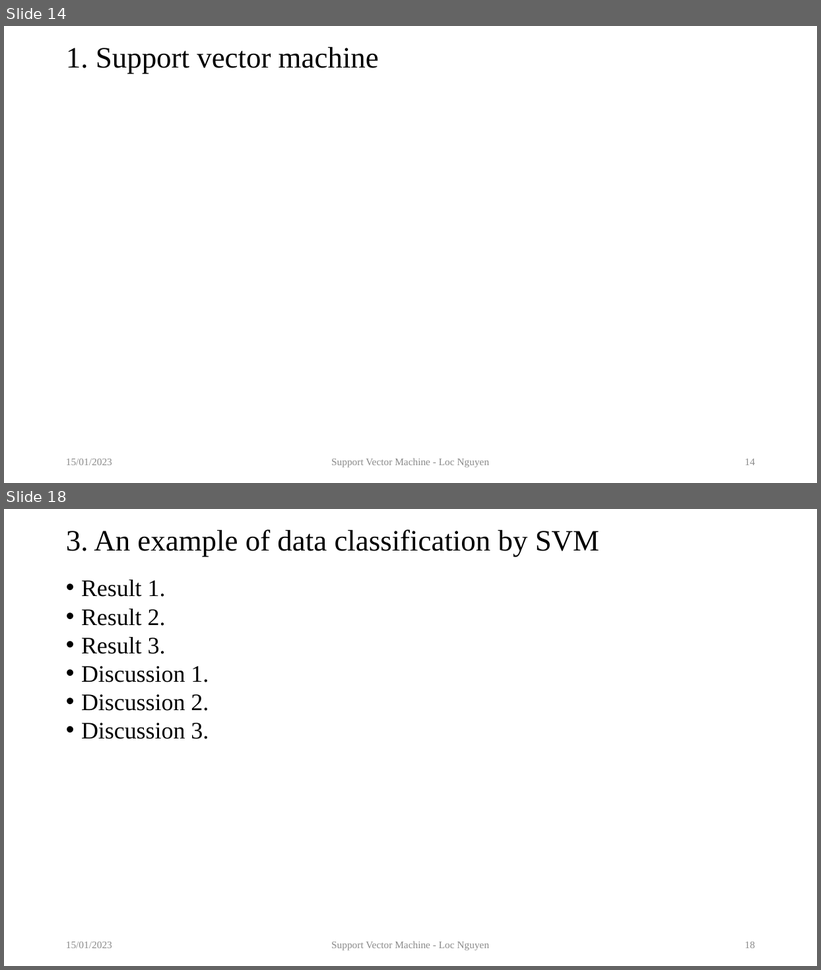
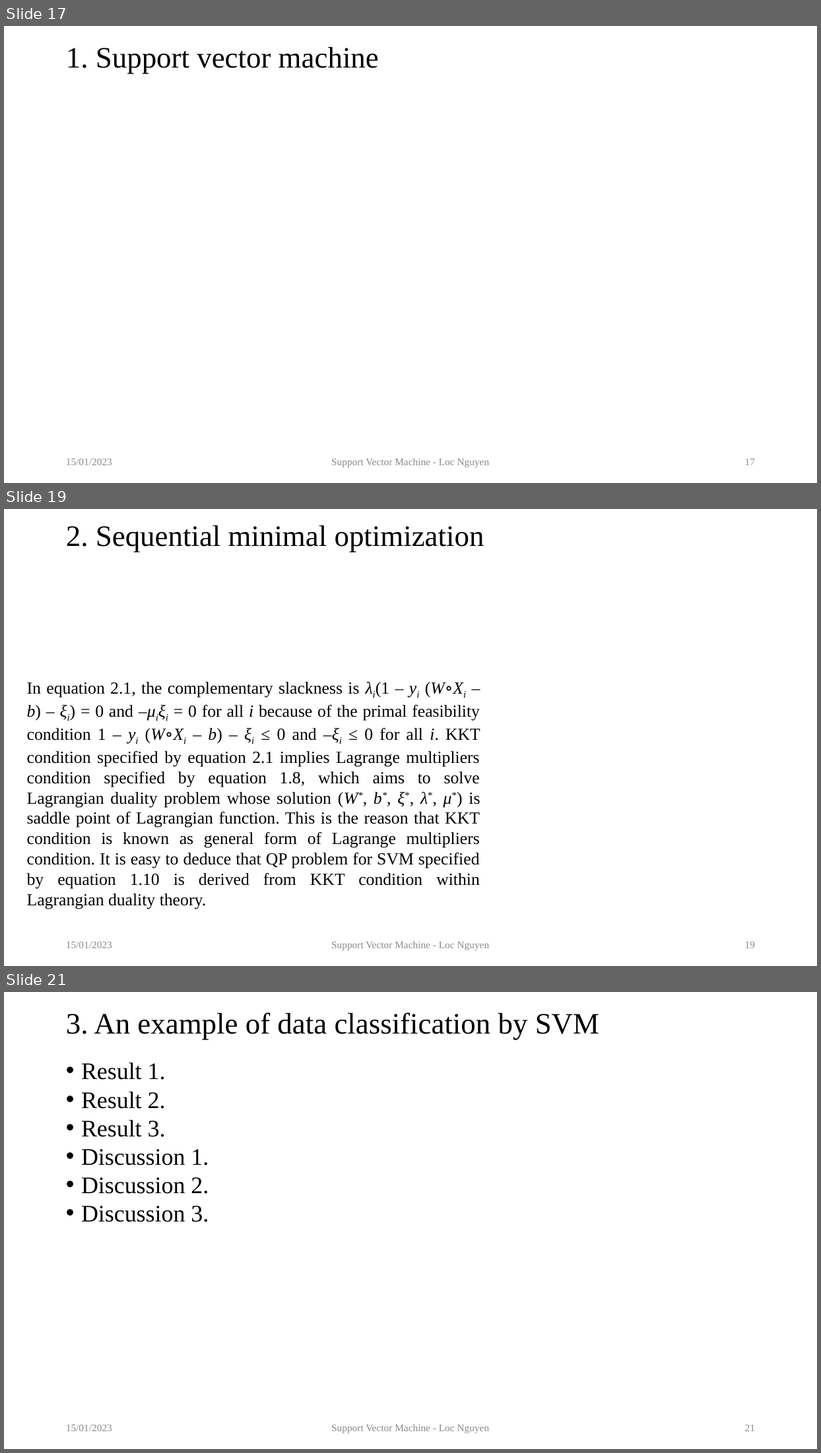
Before and after one commit to sciencepg/global-optimization, a slide deck: 09.TutorialOnSVM/artifact/TutorialOnSVM.pptx. Shown one above the other, each under a label of ours: slides 14 and 18 before the commit, slides 17, 19 and 21 after it; the slides between them are not shown. The pictures are 821x970 and 821x1453 pixels, drawn with LibreOffice and Linux fonts; fonts in the diff are those of the drawing; grey boxes stand for pictures. Boxes give left, top, right and bottom in pixels: in the first picture for what was removed or moved away, otherwise in the second. Text is boxed around its words. In the diff, an @@ line names an element or a change of style, - is before the commit and + after.

```diff
--- a/09.TutorialOnSVM/artifact/TutorialOnSVM.pptx
+++ b/09.TutorialOnSVM/artifact/TutorialOnSVM.pptx
@@ slide 19 added at (x1=4, y1=509, x2=817, y2=966), background #FFFFFF @@
@@ title added at (x1=66, y1=525, x2=484, y2=552), 35 pt, text #000000 @@
+2. Sequential minimal optimization
@@ text added at (x1=27, y1=682, x2=481, y2=909), 20 pt, text #000000 @@
+In equation 2.1, the complementary slackness is λi(1 – yi (W∘Xi – b) – ξi) = 0 and –μiξi = 0 for all i because of the primal feasibility condition 1 – yi (W∘Xi – b) – ξi ≤ 0 and –ξi ≤ 0 for all i. KKT condition specified by equation 2.1 implies Lagrange multipliers condition specified by equation 1.8, which aims to solve Lagrangian duality problem whose solution (W*, b*, ξ*, λ*, μ*) is saddle point of Lagrangian function. This is the reason that KKT condition is known as general form of Lagrange multipliers condition. It is easy to deduce that QP problem for SVM specified by equation 1.10 is derived from KKT condition within Lagrangian duality theory.
@@ text added at (x1=66, y1=942, x2=112, y2=949), 12 pt, text #8C8C8C @@
+15/01/2023
@@ text added at (x1=331, y1=941, x2=490, y2=951), 12 pt, text #8C8C8C @@
+Support Vector Machine - Loc Nguyen
@@ page number added at (x1=745, y1=942, x2=755, y2=949), 12 pt, text #8C8C8C @@
+19
@@ what was slide 14 is now slide 17 @@
@@ page number at (x1=745, y1=459, x2=755, y2=466): text changed @@
-14
+17
@@ what was slide 18 is now slide 21 @@
@@ page number at (x1=745, y1=1425, x2=755, y2=1432): text changed @@
-18
+21
```
Also in this commit, not shown: 1 slide changed, 2 other slides added, 1 other file.
